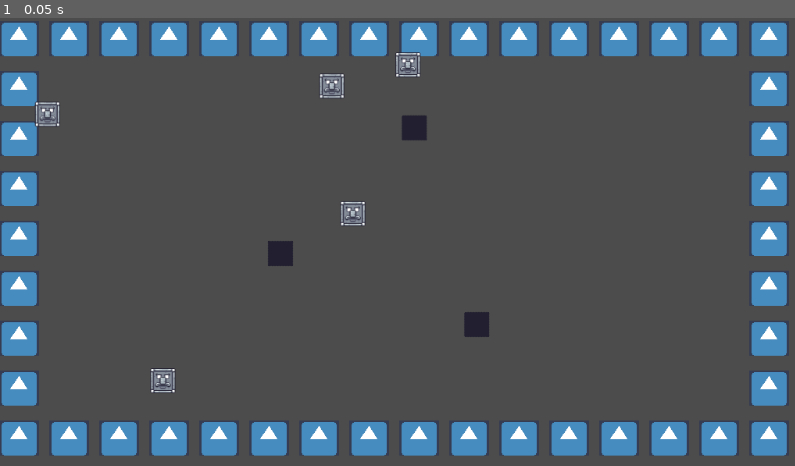
Above: before the commit, frame 1.
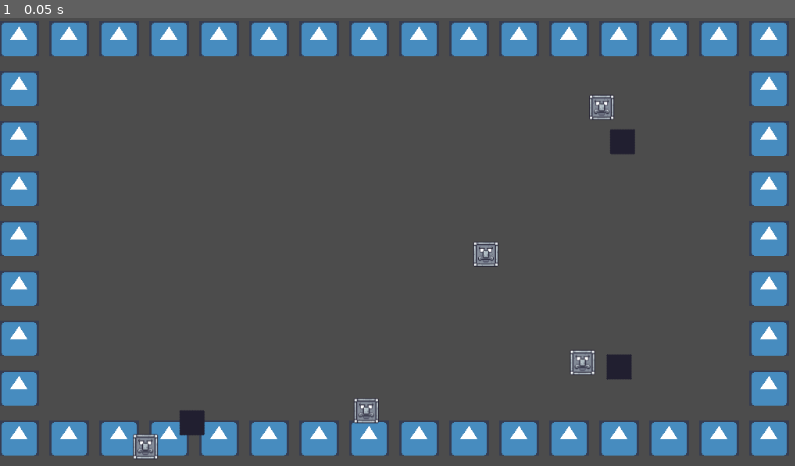
Above: after the commit, the same moment.

Repository: sidfer/devhacks-2025
Game: Godot game, scene res://Scenes/Rooms/DownRoom.tscn
Same seed, same stepped clock (60 frames per second), same inputs: the game is played once before the commit and once after it. This scene is started directly instead of the project's main scene. The engine's default icon, where the game draws it, is replaced by a stand-in: a white triangle on a blue panel in a dark square.
Inputs:
- Up to frame 1 (0.05 s): no input

The runs differ from the first frame. In frame 1, 2.5% of the frame differs, in the area x 4-80%, y 7-99%.
Error before the commit: Attempt to call function 'add_child' in base 'null instance' on a null instance. (res://Global/GameManager.gd:27)
Error after the commit: Attempt to call function 'add_child' in base 'null instance' on a null instance. (res://Global/GameManager.gd:35)

Commit message:
fixed movement from upper room and back

Diff:
--- a/Global/GameManager.gd
+++ b/Global/GameManager.gd
@@ -8,22 +8,30 @@
 	# Load the starting room
 	load_room(Vector2(0, 0))
 
-func load_room(grid_position: Vector2):
+func load_room(grid_position: Vector2, from_direction: String=""):
+	print("Loading room at grid position: ", grid_position, " from direction: ", from_direction)
+
 	# Freeze the global player
 	var player = get_tree().get_nodes_in_group("player")
+	print("Player nodes found: ", player.size())
+
 	if player.size() > 0:
 		player[0].can_move = false
+		print("Player frozen: ", player[0].name)
 
 	# Remove the old room from RoomContainer
 	if GameManager.current_room:
+		print("Freeing old room: ", GameManager.current_room.name)
 		GameManager.current_room.queue_free()
 
 	# Load/generate the new room
 	if not GameManager.rooms.has(grid_position):
+		print("Generating new room at: ", grid_position)
 		GameManager.generate_room(grid_position)
 
 	# Instance the new room and add it to RoomContainer
 	var room_instance = GameManager.rooms[grid_position].instance()
+	print("Instanced room: ", room_instance.name)
 	get_node("/root/MainWorld/RoomContainer").add_child(room_instance)
 	GameManager.current_room = room_instance
 
@@ -32,12 +40,26 @@
 	if player.size() > 0:
 		var p = player[0]
 		p.can_move = true
-		var spawn = GameManager.current_room.get_node_or_null("PlayerSpawn")
+		print("Player unfrozen: ", p.name)
+
+		# Use direction-specific spawn point
+		var spawn_name = "Spawn_" + from_direction.capitalize() if from_direction != "" else "PlayerSpawn"
+ # Use direction-specific spawn point
+
+
+	# Special case for vertical directions:
+		if from_direction == "up":
+			spawn_name = "Spawn_Down"  # Entering from "up" → spawn at "Spawn_Down"
+		elif from_direction == "down":
+			spawn_name = "Spawn_Up"    # Entering from "down" → spawn at "Spawn_Up"
+		print("Looking for spawn point: ", spawn_name)
+
+		var spawn = current_room.get_node_or_null(spawn_name)
 		if spawn:
+			print("Found spawn point at: ", spawn.global_position)
 			p.global_position = spawn.global_position
 		else:
-			push_error("Missing PlayerSpawn in room")
-
+			push_error("Missing spawn: " + spawn_name)
 func generate_room(grid_position: Vector2):
 	var room_scene_path: String
 	match grid_position:
@@ -64,6 +86,8 @@
 	rooms[grid_position] = room_scene
 
 func change_room(direction: String):
+	print("Changing room in direction: ", direction)
+
 	var offset = Vector2.ZERO
 	match direction:
 		"up": offset.y -= 1
@@ -72,6 +96,7 @@
 		"right": offset.x += 1
 
 	var new_grid = room_grid + offset
+	print("New grid position: ", new_grid)
 
 	# Define allowed grid positions
 	var allowed_positions = [
@@ -83,8 +108,8 @@
 	]
 
 	if new_grid in allowed_positions:
+		print("New grid position is valid")
 		room_grid = new_grid
-		load_room(room_grid)
+		load_room(room_grid, direction)
 	else:
-		# Optional: Play error sound or show feedback
-		print("Movement blocked")
+		print("Movement blocked: Invalid grid position")
--- /dev/null
+++ b/Global/Main.gd
@@ -0,0 +1,82 @@
+extends Node2D
+
+var time_remaining = 30.0
+var time_pickup_scene = preload("res://TimePickup.tscn")
+
+var obstacle_scene = preload("res://Obstacle.tscn")
+var slow_obstacle_scene = preload("res://Slow.tscn")
+
+func _ready():
+	randomize()
+	$Player.position = Vector2(
+		get_viewport_rect().size.x / 2,
+		get_viewport_rect().size.y - 100
+	)
+	$SpawnTimer.start()
+
+ # Spawn obstacles at random positions
+	for i in range(5):  # Adjust the number of obstacles
+		spawn_obstacle()
+
+	 # Spawn slow obstacles at random positions
+	for i in range(3):  # Adjust the number of obstacles
+		spawn_slow_obstacle()
+
+func spawn_obstacle():
+	var obstacle = obstacle_scene.instance()  # Create an instance of the obstacle
+	add_child(obstacle)  # Add it to the scene
+
+	# Randomly position it within the game area
+	var screen_width = get_viewport_rect().size.x
+	var screen_height = get_viewport_rect().size.y
+
+	obstacle.position = Vector2(
+		rand_range(50, screen_width - 50),  # Random X, avoiding edges
+		rand_range(50, screen_height - 50)  # Random Y, avoiding the bottom area
+	)
+
+
+
+func spawn_slow_obstacle():
+	var slow_obstacle = slow_obstacle_scene.instance()  # Create an instance of the obstacle
+	add_child(slow_obstacle)  # Add it to the scene
+
+	# Randomly position it within the game area
+	var screen_width = get_viewport_rect().size.x
+	var screen_height = get_viewport_rect().size.y
+
+	slow_obstacle.position = Vector2(
+		rand_range(50, screen_width - 50),  # Random X, avoiding edges
+		rand_range(50, screen_height - 50)  # Random Y, avoiding the bottom area
+	)
+
+func _process(delta):
+	time_remaining -= delta
+	if time_remaining <= 0:
+		game_over()
+	update_ui()
+
+func spawn_time_pickup():
+	var pickup = time_pickup_scene.instance()
+	add_child(pickup)
+	pickup.connect("collected", self, "_on_TimePickup_collected")
+	# Spawn at a random X position ABOVE the screen
+	pickup.position = Vector2(
+		rand_range(50, get_viewport_rect().size.x - 50),  # Random X
+		-100  # Start above the screen
+	)
+
+func _on_TimePickup_collected():
+	time_remaining += 5.0  # Add 5 seconds per pickup
+
+func update_ui():
+	$UI/TimeLabel.text = "Time: %.1f" % time_remaining
+
+func game_over():
+	$SpawnTimer.stop()
+	get_tree().paused = true
+	$UI/GameOverLabel.visible = true
+
+
+func _on_SpawnTimer_timeout():
+	pass # Replace with function body.
--- /dev/null
+++ b/Global/MainWorld.gd
@@ -0,0 +1,5 @@
+extends Node2D
+
+func _ready():
+	# Load the starting room (BaseRoom)
+	GameManager.load_room(Vector2(0, 0))
--- a/Scenes/Rooms/BaseRoom.tscn
+++ b/Scenes/Rooms/BaseRoom.tscn
@@ -72,10 +72,23 @@
 shape = SubResource( 5 )
 
 [node name="Treasure" parent="." instance=ExtResource( 3 )]
-position = Vector2( 528, 197 )
+position = Vector2( 563, 208 )
 collision_layer = 4
 
 [node name="PlayerSpawn" type="Position2D" parent="."]
+visible = false
 position = Vector2( 526, 479 )
 
+[node name="Spawn_Up" type="Position2D" parent="."]
+position = Vector2( 525, 121 )
+
+[node name="Spawn_Down" type="Position2D" parent="."]
+position = Vector2( 535, 459 )
+
+[node name="Spawn_Left" type="Position2D" parent="."]
+visible = false
+
+[node name="Spawn_Right" type="Position2D" parent="."]
+visible = false
+
 [connection signal="body_entered" from="Door_Up" to="Door_Up" method="_on_Door_Up_body_entered"]
--- /dev/null
+++ b/Scenes/Rooms/Door_Down.gd
@@ -0,0 +1,17 @@
+extends Area2D
+
+export(String) var direction = "down"
+var can_trigger = true  # Cooldown flag
+
+func _ready():
+	connect("body_entered", self, "_on_Door_body_entered")
+
+func _on_Door_body_entered(body):
+	if body.is_in_group("player") && can_trigger:
+		can_trigger = false
+		GameManager.change_room(direction)
+		# Reset cooldown after 0.5 seconds
+		get_tree().create_timer(0.5).connect("timeout", self, "_reset_trigger")
+
+func _reset_trigger():
+	can_trigger = true
--- a/Scenes/Rooms/DownRoom.tscn
+++ b/Scenes/Rooms/DownRoom.tscn
@@ -33,7 +33,7 @@
 [sub_resource type="RectangleShape2D" id=5]
 extents = Vector2( 25.5, 12.5 )
 
-[node name="BaseRoom" type="Node2D"]
+[node name="BaseRoom3" type="Node2D"]
 script = ExtResource( 4 )
 
 [node name="TileMap" type="TileMap" parent="."]
--- a/Scenes/Rooms/UpRoom.tscn
+++ b/Scenes/Rooms/UpRoom.tscn
@@ -1,7 +1,7 @@
 [gd_scene load_steps=10 format=2]
 
 [ext_resource path="res://icon.png" type="Texture" id=1]
-[ext_resource path="res://Global/Door_Up.gd" type="Script" id=2]
+[ext_resource path="res://Scenes/Rooms/Door_Down.gd" type="Script" id=2]
 [ext_resource path="res://Scenes/Treasure.tscn" type="PackedScene" id=3]
 [ext_resource path="res://Global/BaseRoom.gd" type="Script" id=4]
 
@@ -66,7 +66,6 @@
 [node name="Door_Down" type="Area2D" parent="."]
 collision_layer = 2
 script = ExtResource( 2 )
-direction = "down"
 
 [node name="CollisionShape2D" type="CollisionShape2D" parent="Door_Down"]
 position = Vector2( 527, 513 )
@@ -79,4 +78,7 @@
 [node name="PlayerSpawn" type="Position2D" parent="."]
 position = Vector2( 526, 479 )
 
+[node name="Spawn_Down" type="Position2D" parent="."]
+position = Vector2( 515, 461 )
+
 [connection signal="body_entered" from="Door_Down" to="Door_Down" method="_on_Door_Up_body_entered"]
Not shown, changed: .DS_Store
